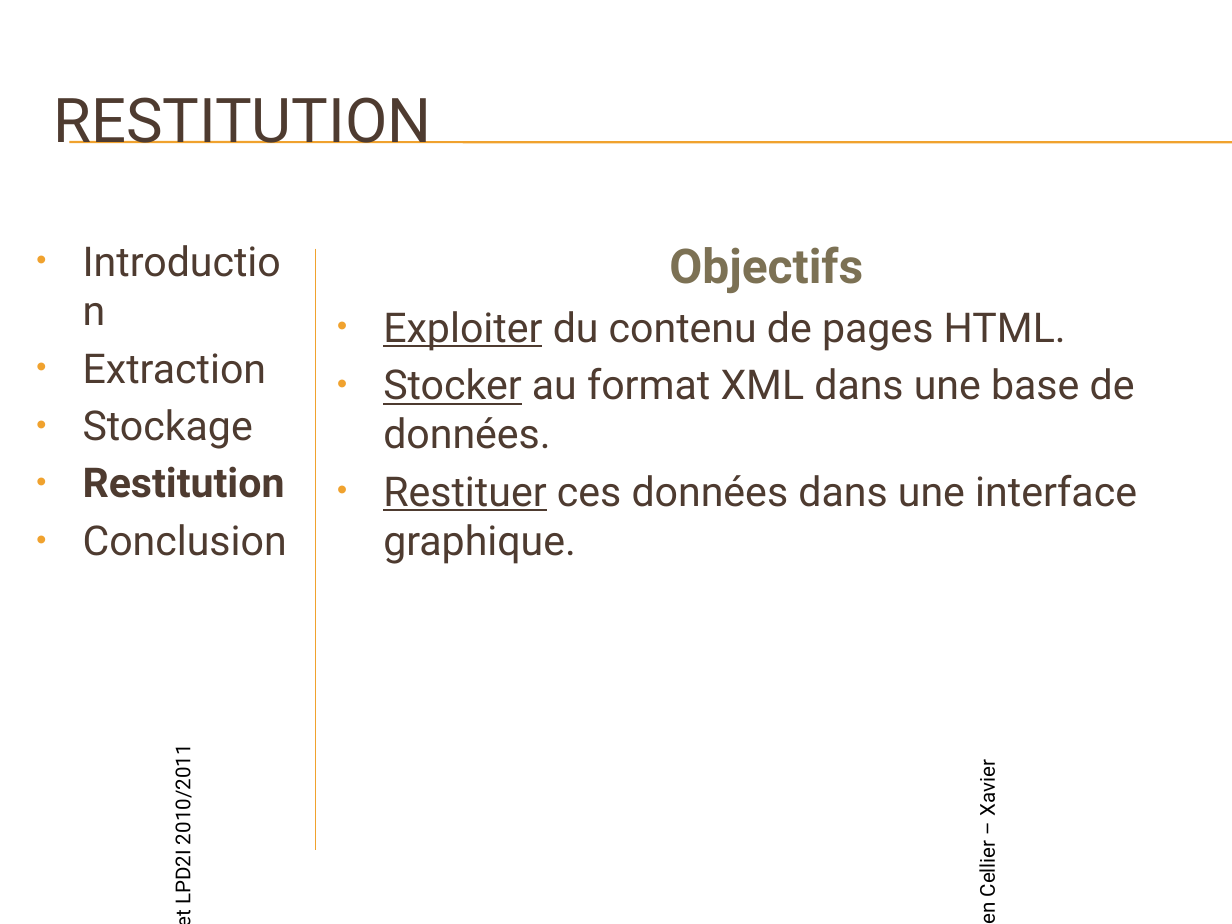
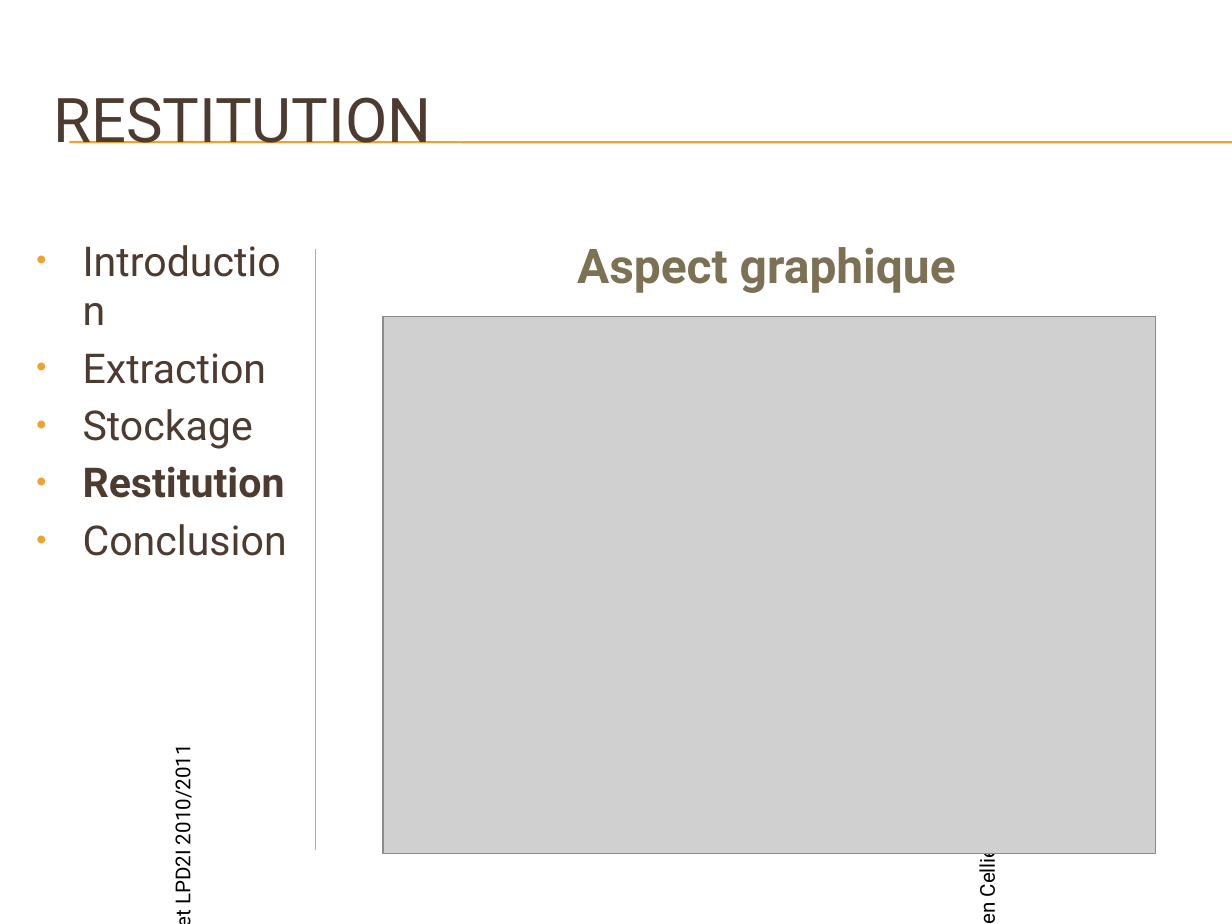
Before and after one commit to xqvier/projettuteurexml, a slide deck: slide 12 of pwp soutenance.pptx (slide 11 before the commit). Drawn at 1232x924 pixels with LibreOffice and Linux fonts; fonts in the diff are those of the drawing; grey boxes stand for pictures; background and template pictures are left out. Boxes give left, top, right and bottom in pixels: in the first picture for what was removed or moved away, otherwise in the second. Text is boxed around its words. In the diff, an @@ line names an element or a change of style, - is before the commit and + after.

```diff
--- a/pwp soutenance.pptx
+++ b/pwp soutenance.pptx
@@ text at (x1=577, y1=247, x2=956, y2=293): text changed; size 24 to 28 pt; text colour #4E3B30 to #7C7154; bold on @@
-Objectifs
-• Exploiter du contenu de pages HTML.
-• Stocker au format XML dans une base de données.
-• Restituer ces données dans une interface graphique.
+Aspect graphique
@@ picture added at (x1=383, y1=317, x2=1156, y2=854) @@
```
Also in this commit, not shown: 2 other slides changed, 9 slides added.
